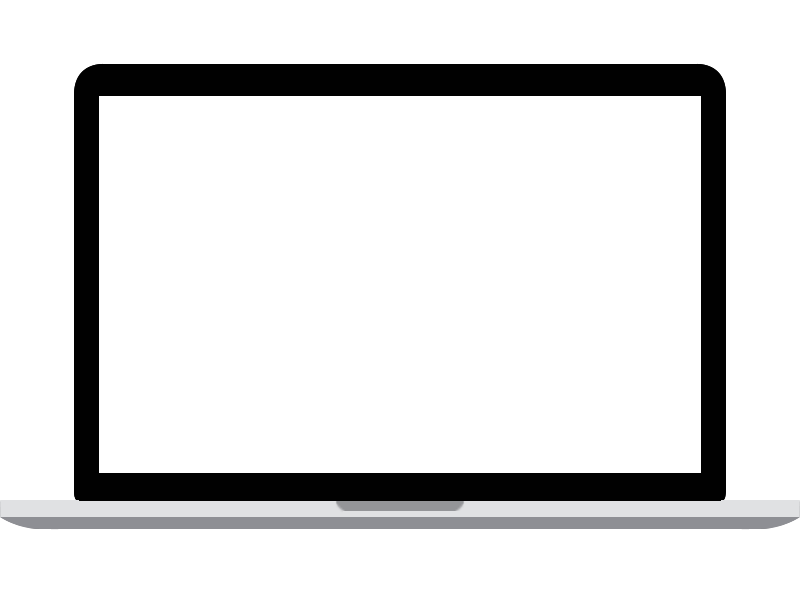
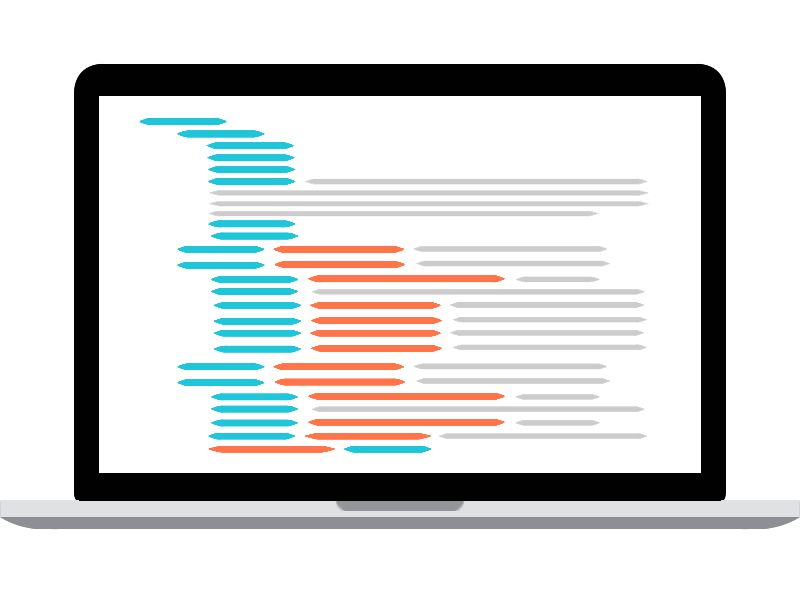
Layers edited between the first and the second 800 x 600 image:
added layer "Lager 7" above "Lager 0" over [139, 118, 649, 453]
